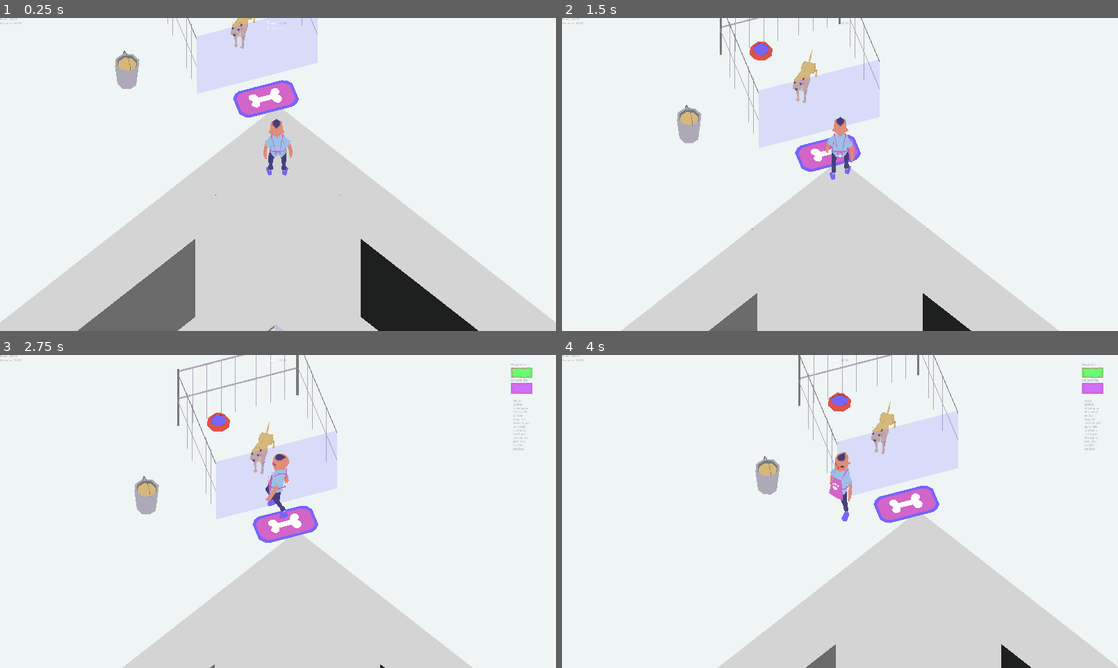
Above: before the commit, frames 1-4 (two rows, left to right).
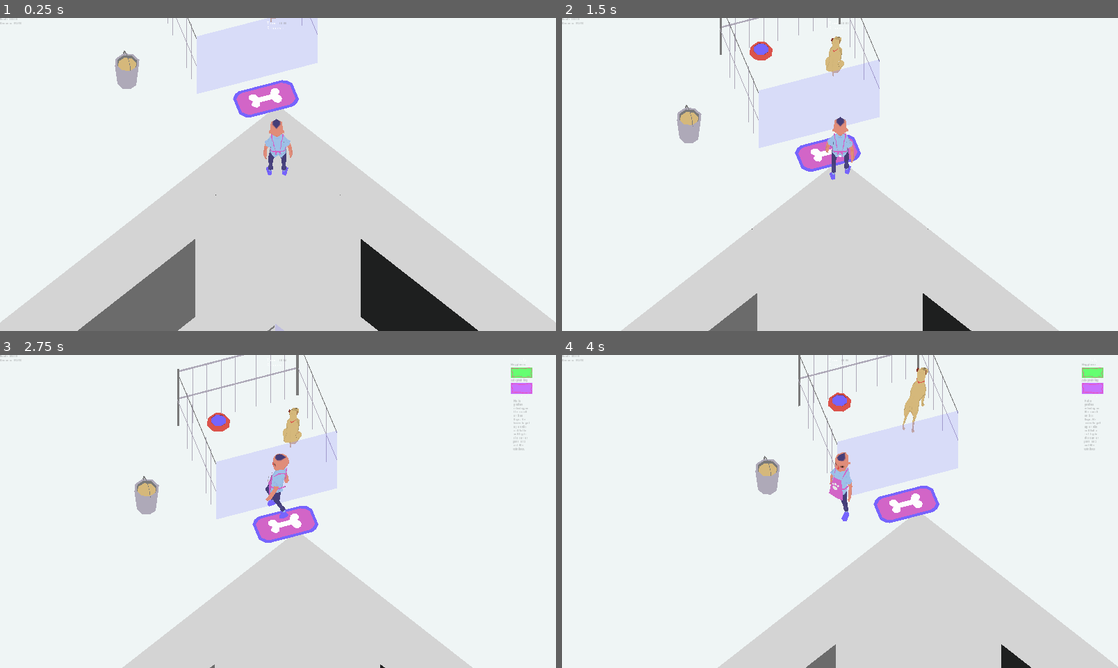
Above: after the commit, the same moments.

Repository: DevinPentecost/ld42
Game: Godot game, scene res://test_scenes/CharacterTest.tscn
The game is run twice, just before and just after one commit, with the same random seed, the same clock (stepped at 60 frames per second) and the same inputs. The project has no main scene, so this scene is started directly.
Inputs (mouse positions are in pixels of both pictures, inside the frame that each line leads up to):
- Up to frame 1 (0.25 s): no input
- Up to frame 2 (1.5 s): tap Enter at 0.5 s; move the mouse to (812, 237) at 0.52 s; hold W (player_move_up) from 0.53 s (still down); tap Space (player_action) at 0.6, 1.35 s; click (812, 237) at 0.67 s; move the mouse to (1006, 221) at 1.27 s
- Up to frame 3 (2.75 s): move the mouse to (111, 464) at 2.02 s; release W (player_move_up) at 2.03 s; hold A (player_move_left) from 2.03 s (still down); tap Space (player_action) at 2.1 s
- Up to frame 4 (4 s): move the mouse to (867, 511) at 2.77 s; tap Space (player_action) at 2.85, 3.6 s; click (867, 511) at 2.92 s; move the mouse to (756, 433) at 3.52 s; release A (player_move_left) at 3.53 s; hold S (player_move_down) from 3.53 s (still down)

The runs differ from the first frame. In frame 1, 0.2% of the frame differs, in the area x 41-50%, y 0-10%; in frame 2, 0.5%; in frame 3, 0.5%; in frame 4, 0.7%, in the area x 55-66%, y 4-32%.

Commit message:
Dogs are a little possessed

Diff:
--- a/project/objects/dog/Dog.gd
+++ b/project/objects/dog/Dog.gd
@@ -31,6 +31,7 @@
 var bio
 var dpar
 var emojiRef
+onready var _dog_area = $".."
 
 #Properties of the dog's status
 const MIN_START_HAPPINESS = 0.1
@@ -39,6 +40,22 @@
 var happiness = rand_range(MIN_START_HAPPINESS, MAX_START_HAPPINESS)
 var adoption = 0
 
+#Animation stuff
+const MIN_WAIT_TIME = 2
+const MAX_WAIT_TIME = 5
+const MIN_MOVE_TIME = 2
+const MAX_MOVE_TIME = 4
+const ANIMATION_BLEND_TIME = 0.5
+const SIT_STAND_TIME = 1
+const TURN_TIME = 1
+enum DogAnimationState {
+	STAND,
+	WALK,
+	SIT,
+	CHANGING
+}
+var _animation_state = null
+
 func _ready():
 	# Called when the node is added to the scene for the first time.
 	# Initialization here
@@ -52,10 +69,17 @@
 	description = bio.Bio
 
 	#Create the model and stuff here
-
 	set_process(true)
 
-	pass
+	#Pick a state randomly
+	match(randi() % 2):
+		0:
+			_play_sit_animation()
+		1:
+			_play_stand_animation()
+
+	#Start the timer
+	_reset_action_timer()
 
 func _process(delta):
 	# Called every frame. Delta is time since last frame.
@@ -92,3 +116,116 @@
 func feed():
 	#The dog is fed and happy!
 	happiness = 1
+
+func _play_sit_animation():
+	#Set the state
+	if _animation_state == DogAnimationState.SIT:
+		return
+	_animation_state = DogAnimationState.SIT
+
+	#Start playing the idle animation
+	$dogmodel/AnimationPlayer.get_animation("sit").loop = true
+	$dogmodel/AnimationPlayer.play("sit", ANIMATION_BLEND_TIME)
+
+func _play_stand_animation():
+	#Set the state
+	if _animation_state == DogAnimationState.STAND:
+		return
+	_animation_state = DogAnimationState.STAND
+
+	#Start playing the idle animation
+	$dogmodel/AnimationPlayer.get_animation("stand").loop = true
+	$dogmodel/AnimationPlayer.play("stand", ANIMATION_BLEND_TIME)
+
+func _play_walk_animation():
+	#Set the state
+	if _animation_state == DogAnimationState.WALK:
+		return
+	_animation_state = DogAnimationState.WALK
+
+	#Start playing the idle animation
+	$dogmodel/AnimationPlayer.get_animation("walk").loop = true
+	$dogmodel/AnimationPlayer.play("walk", ANIMATION_BLEND_TIME)
+
+func _blend_to_state(target_animation, blend_time):
+	#Play the animation but really slowly
+	$dogmodel/AnimationPlayer.play(target_animation, blend_time)
+	yield($dogmodel/AnimationPlayer, "animation_finished")
+
+func _walk_to_point(target_point=null):
+	#Find a point?
+	if not target_point:
+		target_point = _dog_area.get_random_point()
+
+	#Are we currently sitting?
+	if _animation_state == DogAnimationState.SIT:
+		#We need to get up
+		_blend_to_state("stand", SIT_STAND_TIME)
+
+	#Now we can turn to face the point
+	var target_position = Vector3(target_point.x, translation.y, target_point.y)
+	var angle = translation.angle_to(target_position)
+	$Tween.interpolate_property(self, "rotation", rotation, rotation + Vector3(0, angle, 0), TURN_TIME, Tween.TRANS_EXPO, Tween.EASE_OUT_IN)
+	$Tween.start()
+	yield($Tween, "tween_completed")
+
+	#Now start walking to it
+	_play_walk_animation()
+	var move_time = rand_range(MIN_MOVE_TIME, MAX_MOVE_TIME)
+	$Tween.interpolate_property(self, "translation", translation, target_position, move_time, Tween.TRANS_EXPO, Tween.EASE_OUT_IN)
+	$Tween.start()
+	yield($Tween, "tween_completed")
+
+	#Done walking, stand still
+	_play_stand_animation()
+
+
+
+func _rotate_to_angle():
+	#Pick a random angle
+	var new_angle = rand_range(0, 2*PI)
+
+	#Rotate that way
+	var move_time = rand_range(MIN_MOVE_TIME, MAX_MOVE_TIME)
+	var new_rotation = Vector3(rotation.x, new_angle, rotation.z)
+	$Tween.interpolate_property(self, "rotation", rotation, new_rotation, move_time, Tween.TRANS_EXPO, Tween.EASE_OUT_IN)
+	$Tween.start()
+	yield($Tween, "tween_completed")
+
+func _toggle_sit_stand():
+	#Are we currently sitting?
+	if _animation_state == DogAnimationState.SIT:
+		#We need to get up
+		_blend_to_state("stand", SIT_STAND_TIME)
+		_play_stand_animation()
+	elif _animation_state == DogAnimationState.STAND:
+		#We need to sit
+		_blend_to_state("sit", SIT_STAND_TIME)
+		_play_sit_animation()
+
+func _reset_action_timer():
+	#Pick a time
+	$Timer.wait_time = rand_range(MIN_WAIT_TIME, MAX_WAIT_TIME)
+	$Timer.start()
+	yield($Timer, "timeout")
+
+	#Possible actions are rotate, toggle sit/stand, and move to new position
+	var actions = ['sit_stand', 'walk']
+	if _animation_state != DogAnimationState.SIT:
+		actions.append('rotate')
+
+	#Pick an action
+	var index = randi() % actions.size()
+	match actions[index]:
+		'rotate':
+			#Just rotate to a new angle
+			_rotate_to_angle()
+		'sit_stand':
+			#Sit or stand
+			_toggle_sit_stand()
+		'walk':
+			#Move somewhere new
+			_walk_to_point()
+
+	#We're here, set the timer to do something else
+	_reset_action_timer()
--- a/project/objects/dog/Dog.tscn
+++ b/project/objects/dog/Dog.tscn
@@ -18,6 +18,7 @@
 [node name="Dog" type="Spatial"]
 
 script = ExtResource( 1 )
+_sections_unfolded = [ "Transform" ]
 TEXTURE_A = ExtResource( 2 )
 TEXTURE_B = ExtResource( 3 )
 dog_name = null
@@ -30,7 +31,7 @@
 
 [node name="MeshInstance" type="MeshInstance" parent="." index="0"]
 
-transform = Transform( 1, -7.10543e-15, -3.01876e-11, -3.01876e-11, -0.000345306, -1, -7.10543e-15, 1, -0.000345306, 0, 0.5, 0 )
+transform = Transform( 1, -7.10543e-015, -3.01876e-011, -3.01876e-011, -0.000345306, -1, -7.10543e-015, 1, -0.000345306, 0, 0.5, 0 )
 visible = false
 layers = 1
 material_override = null
@@ -56,18 +57,23 @@
 
 [node name="dogmodel" parent="." index="2" instance=ExtResource( 5 )]
 
-transform = Transform( -6.51683e-08, 0, -0.4, 0, 0.4, 0, 0.4, 0, -6.51683e-08, 0, 0, 0 )
+transform = Transform( -6.51683e-008, 0, -0.4, 0, 0.4, 0, 0.4, 0, -6.51683e-008, 0, 0, 0 )
 _sections_unfolded = [ "Transform" ]
-
-[node name="Skeleton" parent="dogmodel/Armature" index="0"]
-
-transform = Transform( 1, 0, -1.42109e-14, 0, 1, 0, 1.42109e-14, 0, 1, 0, 0, 0 )
-
-[node name="AnimationPlayer" parent="dogmodel" index="1"]
-
-autoplay = "stand"
 
 [node name="emoter" parent="." index="3" instance=ExtResource( 6 )]
 
+[node name="Tween" type="Tween" parent="." index="4"]
 
-[editable path="dogmodel"]
+repeat = false
+playback_process_mode = 1
+playback_speed = 1.0
+playback/active = false
+playback/repeat = false
+playback/speed = 1.0
+
+[node name="Timer" type="Timer" parent="." index="5"]
+
+process_mode = 1
+wait_time = 1.0
+one_shot = true
+autostart = false
--- a/project/objects/kennel/DogArea.gd
+++ b/project/objects/kennel/DogArea.gd
@@ -3,16 +3,21 @@
 export(Vector2) var area
 
 func add_dog(dog_node):
-	#Put a bowl in this area
-	var x_pos = rand_range(-area.x, area.x)
-	var z_pos = rand_range(-area.y, area.y)
 
 	#Add the dog
 	add_child(dog_node)
 
 	#Put it there
-	dog_node.transform.origin.x = x_pos
-	dog_node.transform.origin.z = z_pos
+	var point = get_random_point()
+	dog_node.transform.origin.x = point.x
+	dog_node.transform.origin.z = point.y
 
 	#Rotate it
 	dog_node.rotation.y = rand_range(0, 2*PI)
+
+func get_random_point():
+	#Find a random spot and return it
+	var x_pos = rand_range(-area.x, area.x)
+	var z_pos = rand_range(-area.y, area.y)
+	var point = Vector2(x_pos, z_pos)
+	return point
--- a/project/objects/player/Player.gd
+++ b/project/objects/player/Player.gd
@@ -27,7 +27,6 @@
 
 #Animation
 const ANIMATION_BLEND_TIME = 0.25
-const ACTION_BLEND_TIME = 2
 enum PlayerAnimationState {
 	IDLE,
 	WALK,
